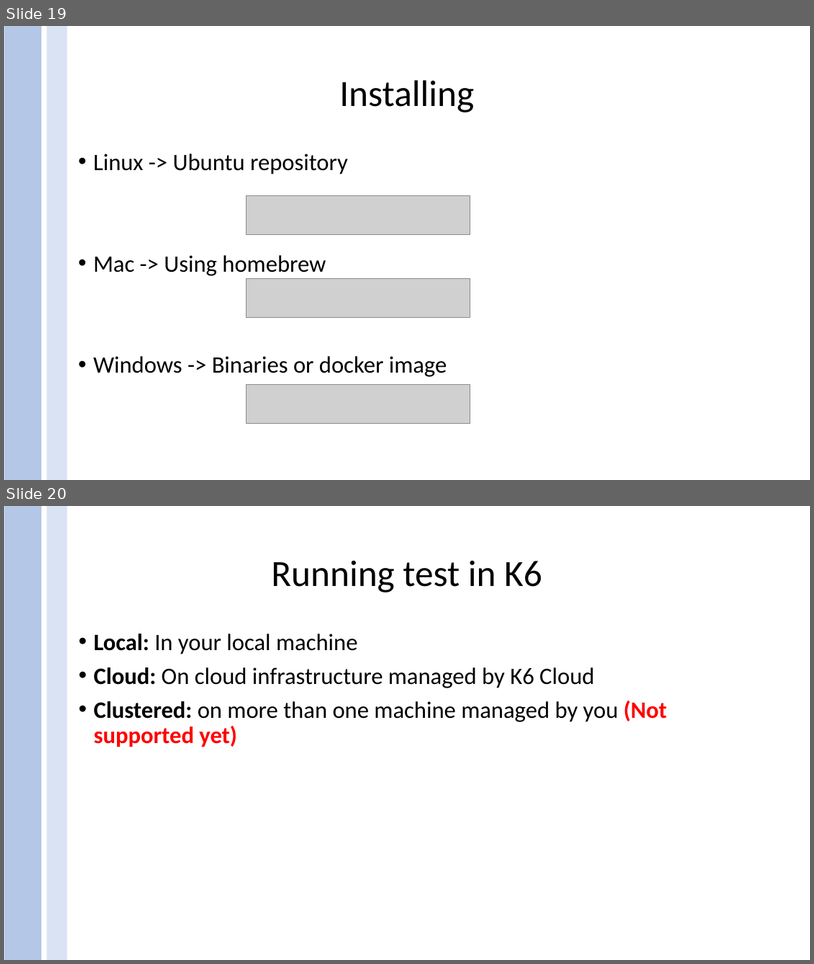
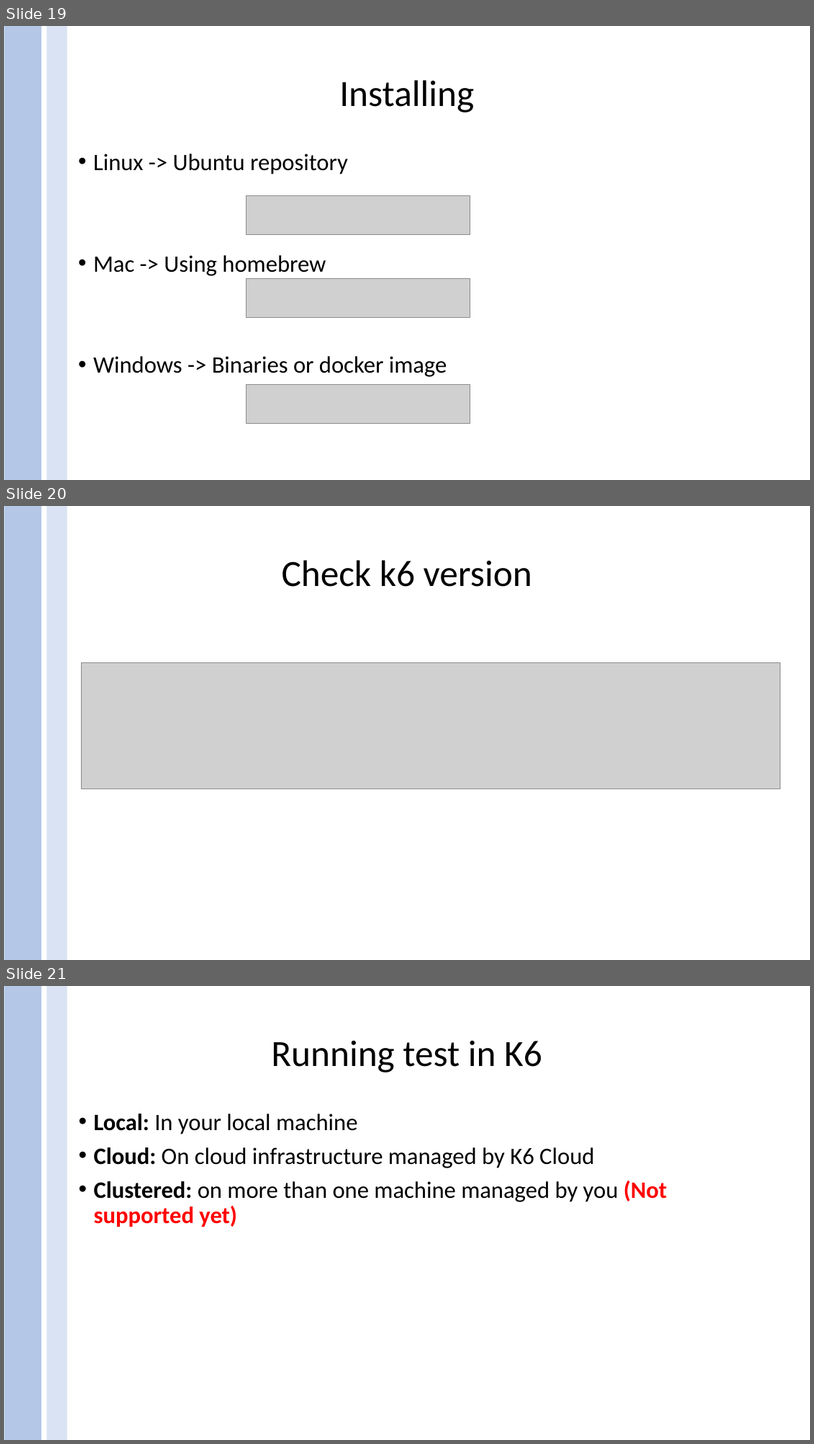
Before and after one commit to jerryosorio2/k6Meetup, a slide deck: Presentation/Performance K6 Meetup.pptx. Shown one above the other, each under a label of ours: slides 19 and 20 before the commit, slides 19, 20 and 21 after it. The pictures are 814x964 and 814x1444 pixels, drawn with LibreOffice and Linux fonts; fonts in the diff are those of the drawing; grey boxes stand for pictures. Boxes give left, top, right and bottom in pixels: in the first picture for what was removed or moved away, otherwise in the second. Text is boxed around its words. In the diff, an @@ line names an element or a change of style, - is before the commit and + after.

```diff
--- a/Presentation/Performance K6 Meetup.pptx
+++ b/Presentation/Performance K6 Meetup.pptx
@@ slide 20 added at [4,506,810,960], background #FFFFFF @@
@@ rectangle added at [4,506,41,960], fill #B4C7E7 @@
@@ rectangle added at [47,506,67,960], fill #DAE3F3 @@
@@ title added at [282,560,532,587], 44 pt, text #000000 @@
+Check k6 version
@@ picture added at [81,663,780,788] @@
@@ what was slide 20 is now slide 21 @@
```
Also in this commit, not shown: 2 other files.
